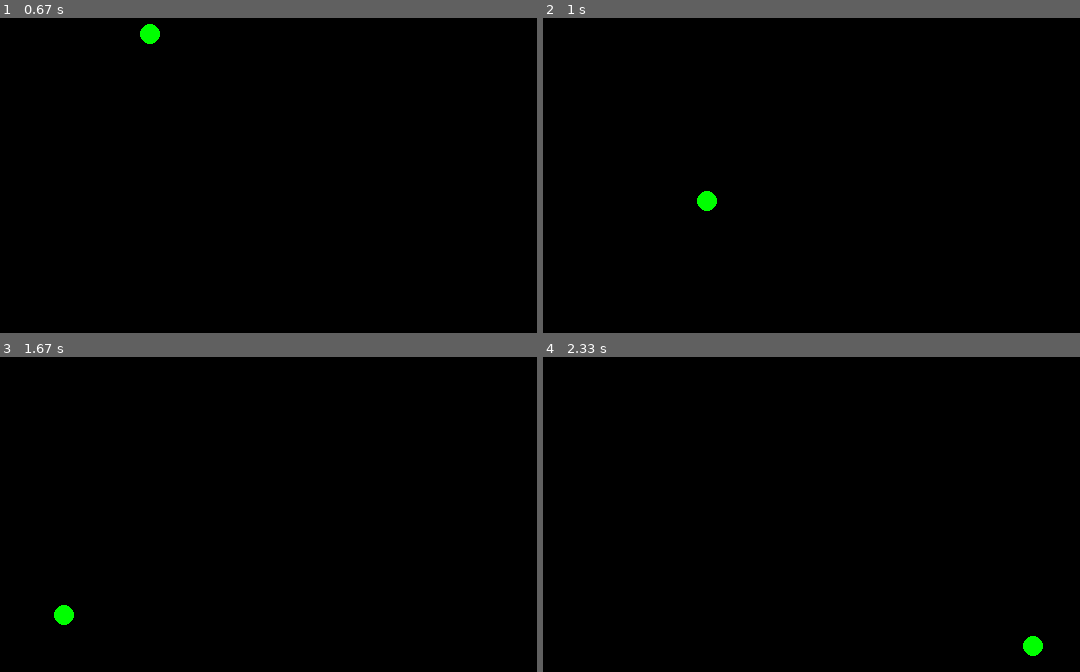
Above: before the commit, frames 1-4 (two rows, left to right).
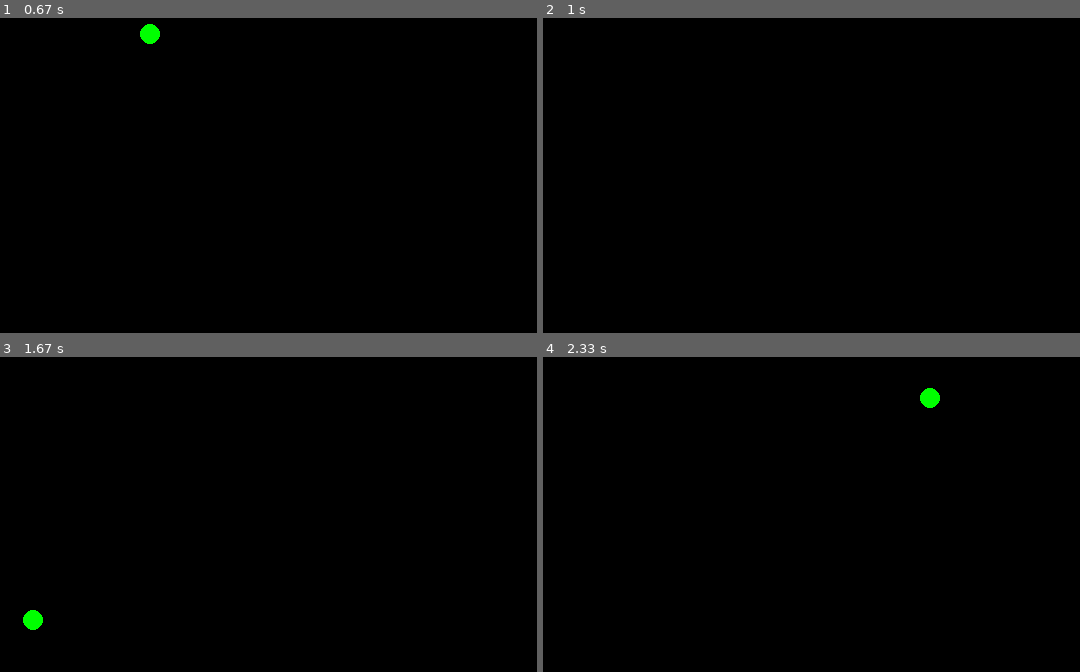
Above: after the commit, the same moments.

Repository: TharitSinsunthorn/Comsem
Game: pygame game, started from particle.py
Two runs of this game, one before a commit and one after it. Both use one fixed random seed, a clock stepped at 60 frames per second and the inputs below.
Inputs (mouse positions are in pixels of both pictures, inside the frame that each line leads up to):
- Up to frame 1 (0.67 s): click (241, 200) at 0.38 s
- Up to frame 2 (1 s): click (682, 295) at 0.72 s
- Up to frame 3 (1.67 s): click (37, 637) at 1.62 s
- Up to frame 4 (2.33 s): click (580, 665) at 1.95 s; click (outside the picture) at 2.28 s

Frame 1 is identical in both runs. In frame 2, 0.2% of the frame differs, in the area x 28-33%, y 54-62%; in frame 3, 0.4%, in the area x 4-14%, y 78-87%; in frame 4, 0.4%.

Commit message:
prohibit new creation

Diff:
--- a/particle.py
+++ b/particle.py
@@ -25,11 +25,12 @@
                 if event.key == pygame.K_ESCAPE:
                     should_quit = True
             elif event.type == pygame.MOUSEBUTTONDOWN:
-                if event.button == 1:
+                if event.button == 1 and not particle_is_alive:
                     particle_is_alive = True
                     x, y = event.pos
                     vx = random.uniform(-10, 10)
                     vy = random.uniform(-10, 0)
+
         if should_quit:
             break
 
@@ -37,6 +38,8 @@
             vx += gy * dt
             x += vx * dt
             y += vy * dt
+            if x < 0 or x > width or y > height:
+                particle_is_alive = False
 
         screen.fill(pygame.Color("black"))
         if particle_is_alive:
